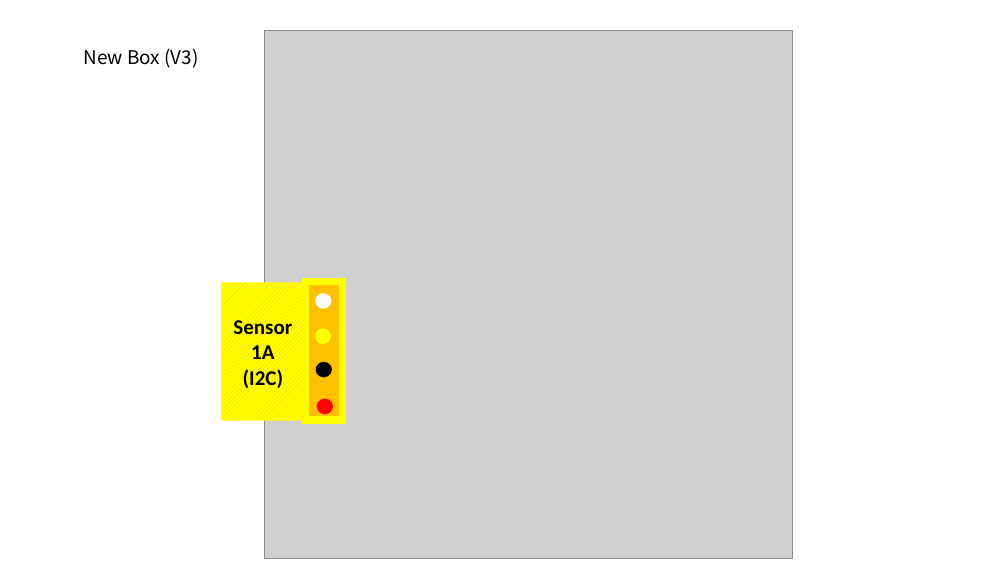
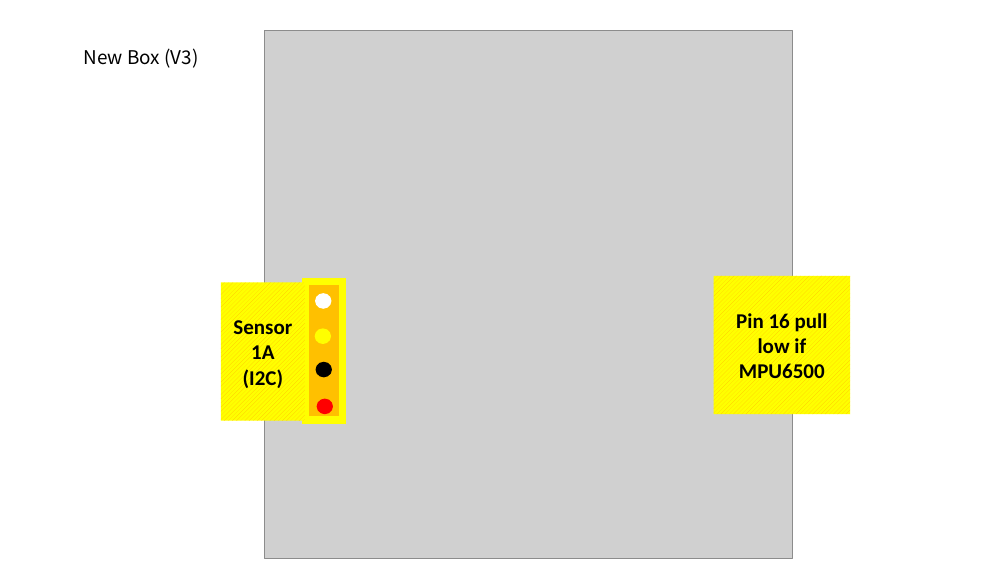
Before and after one commit to jay1han/V2-Documents, a slide deck: slide 7 of Wirings.pptx. Drawn at 1008x567 pixels with LibreOffice and Linux fonts; fonts in the diff are those of the drawing; grey boxes stand for pictures. Boxes give left, top, right and bottom in pixels: in the first picture for what was removed or moved away, otherwise in the second. Text is boxed around its words. In the diff, an @@ line names an element or a change of style, - is before the commit and + after.

Commit message:
S3+

```diff
--- a/Wirings.pptx
+++ b/Wirings.pptx
@@ rectangle added at (x1=714, y1=276, x2=851, y2=414), fill pattern #FFC000 on #FFFF00, 20 pt, text #000000, bold @@
+Pin 16 pull low if MPU6500
```
